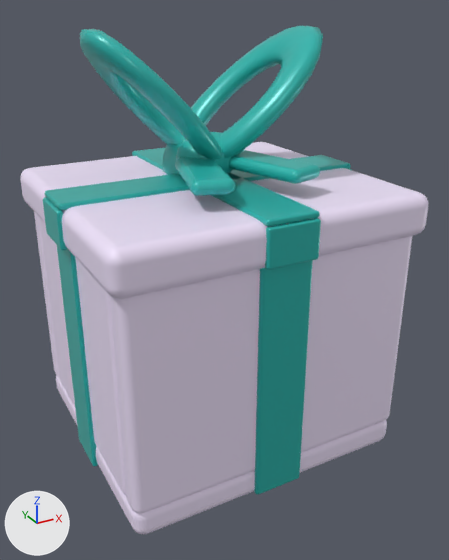
An edit to the glTF model docs/assets/props/gift-aurora-2.glb, drawn before and after from the same camera.
One viewpoint serves both versions: a camera (50 mm lens) standing at (-0.812, -1.564, 1.274) and looking at (0.017, -0.056, 0.52). Arrows for +X, +Y and +Z are at lower left; the lights stay in place. The picture after the commit comes second. Where no turn or scale is listed for an object, it has been applied to the vertices.
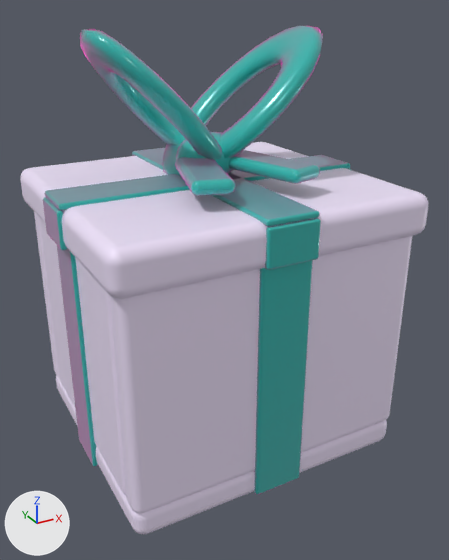
Pixel boxes (x1, y1, x2, y2) of what changed, in the pictures (449 x 560 px):
'Mesh_7', recoloured
    both: (254, 260, 313, 495)
'Mesh_20', recoloured
    both: (163, 26, 323, 176)
'Mesh_19', recoloured
    both: (80, 29, 222, 160)
'Mesh_4', recoloured
    both: (57, 246, 98, 466)
'Mesh_11', recoloured
    both: (44, 155, 351, 210)
'Mesh_10', recoloured
    both: (132, 148, 320, 227)
'Mesh_14', recoloured
    both: (265, 218, 321, 270)
'Mesh_17', recoloured
    both: (229, 150, 320, 184)
'Mesh_16', recoloured
    both: (175, 157, 235, 196)
'Mesh_13', recoloured
    both: (43, 197, 67, 250)
'Mesh_18', recoloured
    both: (176, 132, 241, 174)

The change in detail:
Material 'Aurora_Chromatic_Enamel.001' (mat_aurora_chromatic_enamel_001) is new.
Its base color is (0.0222, 0.479, 0.434) (cyan #29b8b0).
Its metallic is 0.03.
Its roughness is 0.22.
Its coat weight is 0.18.
Its coat roughness is 0.12.
Its sheen weight is 1.0.
Its sheen roughness is 0.4.
Its sheen tint is (1.0, 0.0666, 0.584) (pink #ff49c9).
Material 'Aurora_Chromatic_Enamel' (mat_aurora_chromatic_enamel) is new.
Its base color is (0.0222, 0.479, 0.434) (cyan #29b8b0).
Its metallic is 0.03.
Its roughness is 0.22.
Its coat weight is 0.18.
Its coat roughness is 0.12.
Its sheen weight is 1.0.
Its sheen roughness is 0.4.
Its sheen tint is (1.0, 0.0666, 0.584) (pink #ff49c9).
me_mesh_4 has 56 vertices, 108 faces and spans x -0.009..0.009, y -0.075..0.075, z -0.35..0.35.
me_mesh_4 no longer uses material mat_material_1 (cyan #29b8b0).
me_mesh_4 gains material mat_aurora_chromatic_enamel (cyan #29b8b0).
me_mesh_7 has 56 vertices, 108 faces and spans x -0.075..0.075, y -0.009..0.009, z -0.35..0.35.
me_mesh_7 no longer uses material mat_material_1 (cyan #29b8b0).
me_mesh_7 gains material mat_aurora_chromatic_enamel (cyan #29b8b0).
me_mesh_10 has 56 vertices, 108 faces and spans x -0.075..0.075, y -0.428..0.428, z -0.009..0.009.
me_mesh_10 no longer uses material mat_material_1 (cyan #29b8b0).
me_mesh_10 gains material mat_aurora_chromatic_enamel (cyan #29b8b0).
me_mesh_11 has 56 vertices, 108 faces and spans x -0.458..0.458, y -0.075..0.075, z -0.009..0.009.
me_mesh_11 no longer uses material mat_material_1 (cyan #29b8b0).
me_mesh_11 gains material mat_aurora_chromatic_enamel (cyan #29b8b0).
me_mesh_13 has 56 vertices, 108 faces and spans x -0.009..0.009, y -0.075..0.075, z -0.052..0.052.
me_mesh_13 no longer uses material mat_material_1 (cyan #29b8b0).
me_mesh_13 gains material mat_aurora_chromatic_enamel (cyan #29b8b0).
me_mesh_14 has 56 vertices, 108 faces and spans x -0.075..0.075, y -0.009..0.009, z -0.052..0.052.
me_mesh_14 no longer uses material mat_material_1 (cyan #29b8b0).
me_mesh_14 gains material mat_aurora_chromatic_enamel (cyan #29b8b0).
me_mesh_16 has 152 vertices, 300 faces and spans x -0.087..0.087, y -0.148..0.148, z -0.019..0.019.
me_mesh_16 no longer uses material mat_material_2 (cyan #29b8b0).
me_mesh_16 gains material mat_aurora_chromatic_enamel_001 (cyan #29b8b0).
me_mesh_17 has 152 vertices, 300 faces and spans x -0.087..0.087, y -0.148..0.148, z -0.019..0.019.
me_mesh_17 no longer uses material mat_material_2 (cyan #29b8b0).
me_mesh_17 gains material mat_aurora_chromatic_enamel_001 (cyan #29b8b0).
me_mesh_18 has 204 vertices, 352 faces and spans x -0.099..0.099, y -0.079..0.079, z -0.064..0.064.
me_mesh_18 no longer uses material mat_material_2 (cyan #29b8b0).
me_mesh_18 gains material mat_aurora_chromatic_enamel_001 (cyan #29b8b0).
me_mesh_19 has 225 vertices, 384 faces and spans x -0.211..0.211, y -0.207..0.207, z -0.211..0.211.
me_mesh_19 no longer uses material mat_material_2 (cyan #29b8b0).
me_mesh_19 gains material mat_aurora_chromatic_enamel_001 (cyan #29b8b0).
me_mesh_20 has 225 vertices, 384 faces and spans x -0.211..0.211, y -0.207..0.207, z -0.211..0.211.
me_mesh_20 no longer uses material mat_material_2 (cyan #29b8b0).
me_mesh_20 gains material mat_aurora_chromatic_enamel_001 (cyan #29b8b0).
